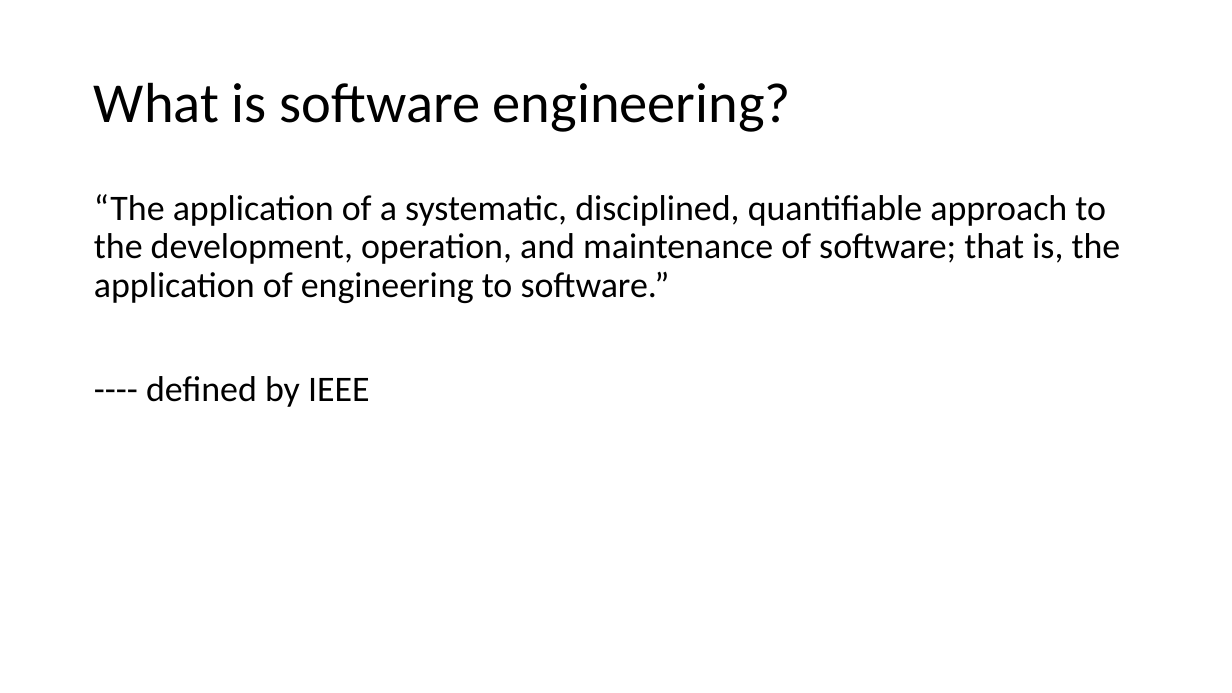
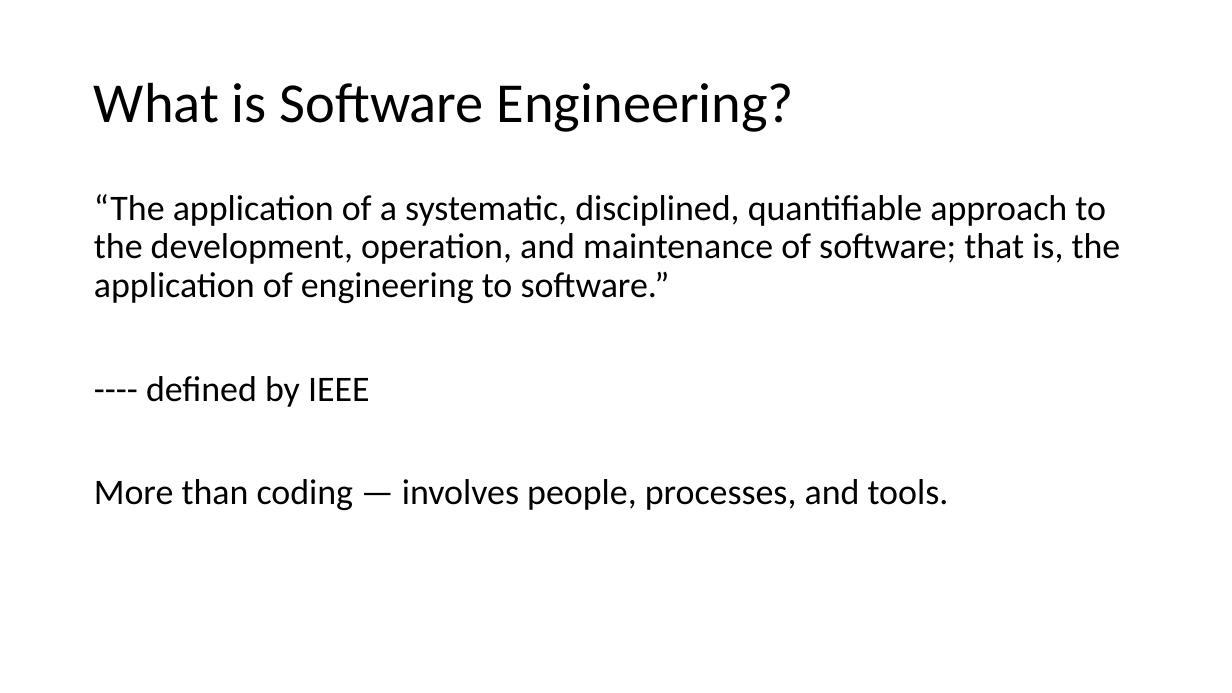
Before and after one commit to tongzhou80/cs6100, a slide deck: slide 2 of slides/Lecture1.pptx. Drawn at 1232x693 pixels with LibreOffice and Linux fonts; fonts in the diff are those of the drawing. Boxes give left, top, right and bottom in pixels: in the first picture for what was removed or moved away, otherwise in the second. Text is boxed around its words. In the diff, an @@ line names an element or a change of style, - is before the commit and + after.

```diff
--- a/slides/Lecture1.pptx
+++ b/slides/Lecture1.pptx
@@ title at [94,82,794,132]: text changed @@
-What is software engineering?
+What is Software Engineering?
@@ text at [94,479,949,510]: paragraph added @@
+More than coding — involves people, processes, and tools.
```
Also in this commit, not shown: 10 other slides changed, 8 slides added, 1 slide removed, 3 other files.
